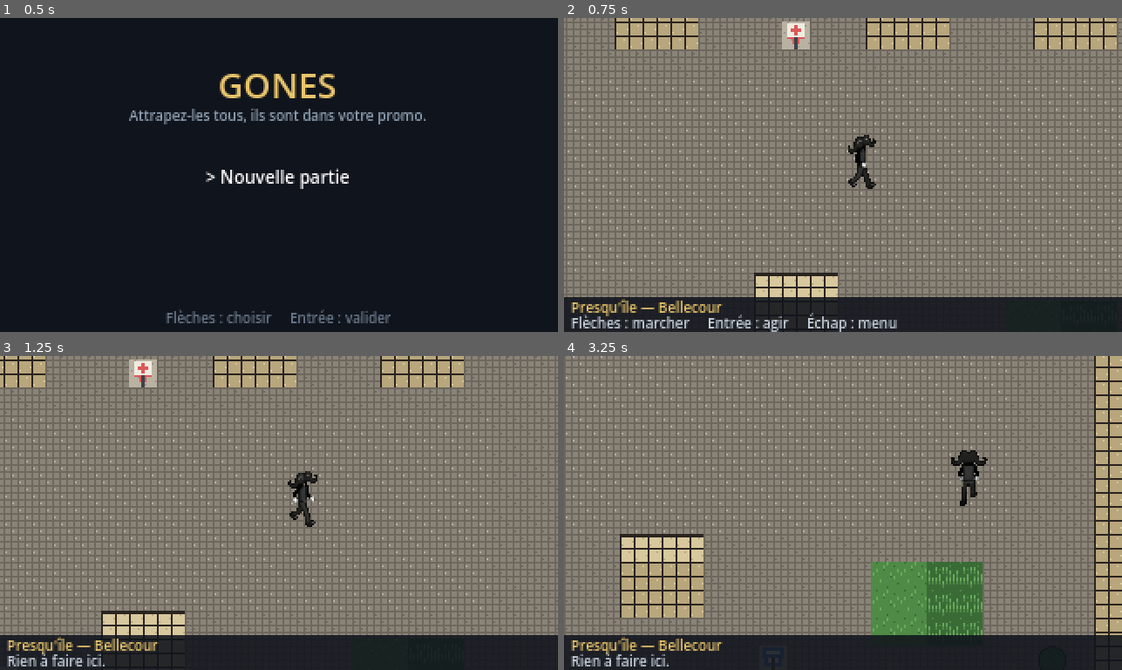
Above: before the commit, frames 1-4 (two rows, left to right).
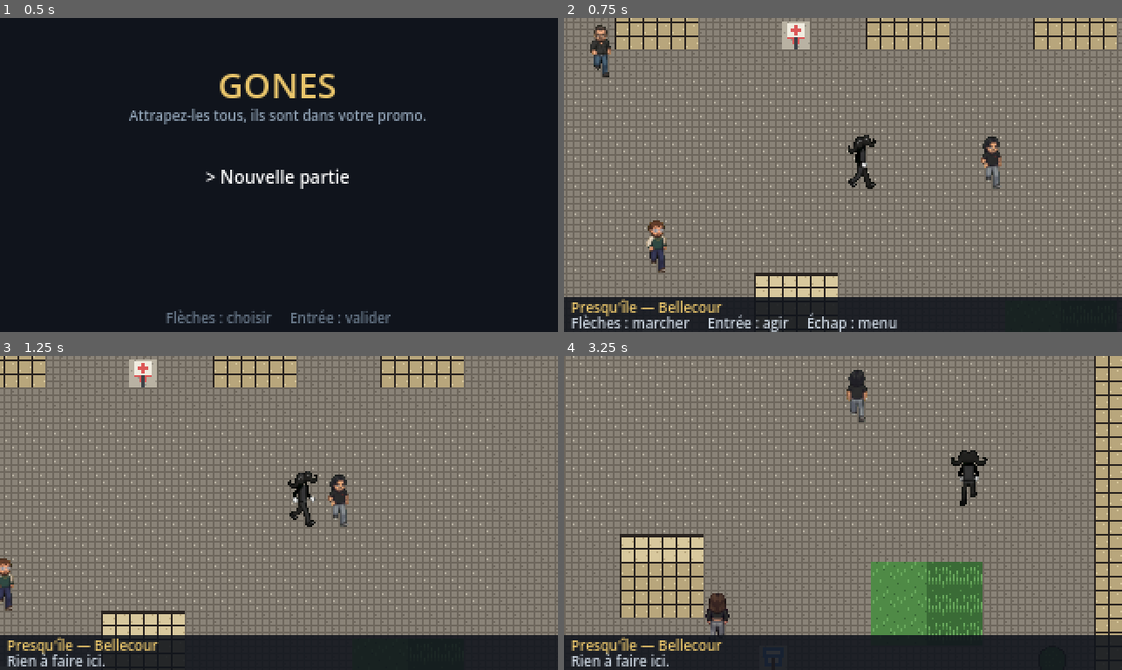
Above: after the commit, the same moments.

Repository: ThibaultGRAND/EEMIDEX
Game: Godot game, scene res://scenes/ui/main_menu.tscn
Same seed, same stepped clock (60 frames per second), same inputs: the game is played once before the commit and once after it.
Inputs:
- Up to frame 1 (0.5 s): no input
- Up to frame 2 (0.75 s): tap Enter (ui_accept) at 0.5 s; hold Right (ui_right) from 0.53 s (still down); tap Tab at 0.6 s
- Up to frame 3 (1.25 s): keep holding Right (ui_right); tap Enter (ui_accept) at 0.77 s
- Up to frame 4 (3.25 s): release Right (ui_right) at 1.28 s; hold Down (ui_down) 1.28-2.03 s; tap Shift at 1.35, 2.85 s; tap Enter (ui_accept) at 1.52, 3.02 s; hold Right (ui_right) 2.03-2.78 s; tap Tab at 2.1 s; hold Up (ui_up) from 2.78 s (still down)

Frame 1 is identical in both runs. In frame 2, 1.2% of the frame differs, in the area x 4-79%, y 2-82%; in frame 3, 0.7%; in frame 4, 0.8%.

Commit message:
Des PNJ se baladent sur la carte
- scenes/world/pnj.tscn + pnj.gd : PNJ case par case autour de sa case de départ
- world.gd choisit les cases (signal envie_de_bouger), joueur et PNJ se bloquent
- zones.gd : SOLS_PNJ et 4 PNJ à la Presqu'île (Seb, Thomas, Julian, Paloma)
- sprites assets/sprites/pnj_*.png à l'échelle du jeu
- CLAUDE.MD : avancement mis à jour

Co-Authored-By: Claude Opus 5.5 <noreply@anthropic.com>

Diff:
--- /dev/null
+++ b/scenes/world/pnj.gd
@@ -0,0 +1,77 @@
+class_name Pnj
+extends Node2D
+## Un PNJ qui se balade sur la carte, case par case, autour de sa case de depart.
+## Il ne connait pas la carte : il signale qu'il veut bouger, et c'est la carte
+## (world.gd) qui choisit la case et l'appelle avec avancer_vers() ou regarder().
+
+signal envie_de_bouger(pnj: Pnj)
+
+const DUREE_PAS := 0.3
+const PAUSE_MIN := 0.8
+const PAUSE_MAX := 2.6
+
+## Planche 2 foulees x 4 directions (meme ordre que Joueur.Direction),
+## pieds sur la derniere ligne de chaque case.
+@export var sprite: Texture2D
+## Distance maximale (en cases) a laquelle il s'eloigne de sa case de depart.
+@export var rayon: int = 3
+
+var cellule: Vector2i = Vector2i.ZERO
+var case_depart: Vector2i = Vector2i.ZERO
+var direction: Joueur.Direction = Joueur.Direction.BAS
+var en_mouvement: bool = false
+
+var _pas: int = 0
+var _tween: Tween
+
+@onready var _sprite: Sprite2D = %Sprite
+@onready var _minuteur: Timer = %Minuteur
+
+func _ready() -> void:
+	if sprite != null:
+		_sprite.texture = sprite
+	# Les pieds (derniere ligne de la case) tombent sur le bas de la case de carte.
+	var hauteur_image: float = _sprite.texture.get_height() / float(_sprite.vframes)
+	_sprite.offset = Vector2(0, Zones.TAILLE_CASE / 2.0 - hauteur_image / 2.0)
+	_minuteur.timeout.connect(_sur_minuteur)
+	_rafraichir_image()
+	_relancer_minuteur()
+
+## Pose le PNJ sans animation ; cette case devient le centre de sa balade.
+func placer(c: Vector2i) -> void:
+	cellule = c
+	case_depart = c
+	position = Joueur.centre_de(c)
+
+func avancer_vers(c: Vector2i, vers: Joueur.Direction) -> void:
+	if en_mouvement:
+		return
+	direction = vers
+	cellule = c
+	en_mouvement = true
+	_pas = 1 - _pas
+	_rafraichir_image()
+	if _tween != null and _tween.is_valid():
+		_tween.kill()
+	_tween = create_tween()
+	_tween.tween_property(self, "position", Joueur.centre_de(c), DUREE_PAS)
+	_tween.finished.connect(_sur_fin_de_pas)
+
+func regarder(vers: Joueur.Direction) -> void:
+	if direction != vers:
+		direction = vers
+		_rafraichir_image()
+
+func _sur_fin_de_pas() -> void:
+	en_mouvement = false
+
+func _sur_minuteur() -> void:
+	if not en_mouvement:
+		envie_de_bouger.emit(self)
+	_relancer_minuteur()
+
+func _relancer_minuteur() -> void:
+	_minuteur.start(randf_range(PAUSE_MIN, PAUSE_MAX))
+
+func _rafraichir_image() -> void:
+	_sprite.frame = int(direction) * _sprite.hframes + _pas
--- /dev/null
+++ b/scenes/world/pnj.tscn
@@ -0,0 +1,18 @@
+[gd_scene load_steps=3 format=3]
+
+[ext_resource type="Script" path="res://scenes/world/pnj.gd" id="1_pnj"]
+[ext_resource type="Texture2D" path="res://assets/sprites/pnj_seb.png" id="2_sprite"]
+
+[node name="Pnj" type="Node2D"]
+y_sort_enabled = true
+script = ExtResource("1_pnj")
+
+[node name="Sprite" type="Sprite2D" parent="."]
+unique_name_in_owner = true
+texture = ExtResource("2_sprite")
+hframes = 2
+vframes = 4
+
+[node name="Minuteur" type="Timer" parent="."]
+unique_name_in_owner = true
+one_shot = true
--- a/scenes/world/world.gd
+++ b/scenes/world/world.gd
@@ -10,6 +10,9 @@
 
 const SOURCE := 0                 # la seule source du TileSet
 const CHANCE_RENCONTRE := 0.14
+const SCENE_PNJ: PackedScene = preload("res://scenes/world/pnj.tscn")
+## Chance qu'un PNJ se contente de tourner la tete au lieu de faire un pas.
+const CHANCE_PNJ_REGARDE := 0.3
 
 ## action -> [deplacement, Joueur.Direction]. Les entiers suivent l'ordre de
 ## l'enum Direction de player.gd : BAS, HAUT, GAUCHE, DROITE.
@@ -33,6 +36,7 @@
 @onready var _sol: TileMapLayer = %Sol
 @onready var _decor: TileMapLayer = %Decor
 @onready var _joueur: Joueur = %Joueur
+@onready var _pnjs: Node2D = %Pnjs
 @onready var _label_zone: Label = %Zone
 @onready var _label_message: Label = %Message
 @onready var _volet: ColorRect = %Volet
@@ -63,6 +67,7 @@
 	GameState.case_joueur = depart
 
 	_peindre_zone()
+	_placer_pnj()
 	_joueur.placer(depart)
 	_joueur.borner_camera(Zones.taille_pixels(id))
 	_label_zone.text = str(zone["titre"])
@@ -110,7 +115,7 @@
 		return
 	var consigne: Array = DIRECTIONS[action]
 	var cible: Vector2i = _joueur.cellule + consigne[0]
-	if Zones.est_traversable(zone_id, cible):
+	if Zones.est_traversable(zone_id, cible) and _pnj_sur(cible) == null:
 		_joueur.avancer_vers(cible, consigne[1])
 	else:
 		_joueur.regarder(consigne[1])
@@ -154,6 +159,46 @@
 			return "Quelqu'un garde la colline. Entrée pour l'affronter."
 		_:
 			return ""
+
+# =============================================================================
+# PNJ qui se baladent
+# =============================================================================
+func _placer_pnj() -> void:
+	for ancien in _pnjs.get_children():
+		ancien.queue_free()
+	for fiche: Dictionary in zone.get("pnj", []):
+		var pnj: Pnj = SCENE_PNJ.instantiate()
+		pnj.name = str(fiche["nom"])
+		pnj.sprite = load(str(fiche["sprite"]))
+		_pnjs.add_child(pnj)
+		pnj.placer(fiche["case"])
+		pnj.envie_de_bouger.connect(_sur_envie_pnj)
+
+## Le PNJ demande a bouger : la carte choisit une case libre autour de lui.
+func _sur_envie_pnj(pnj: Pnj) -> void:
+	if _mode != Mode.LIBRE:
+		return
+	var consigne: Array = DIRECTIONS.values().pick_random()
+	var vers: Joueur.Direction = consigne[1]
+	if randf() < CHANCE_PNJ_REGARDE:
+		pnj.regarder(vers)
+		return
+	var cible: Vector2i = pnj.cellule + consigne[0]
+	var ecart: Vector2i = (cible - pnj.case_depart).abs()
+	if Zones.accepte_pnj(zone_id, cible) and _case_libre(cible) and maxi(ecart.x, ecart.y) <= pnj.rayon:
+		pnj.avancer_vers(cible, vers)
+	else:
+		pnj.regarder(vers)
+
+## Libre = ni le joueur (ou la case ou il va), ni un PNJ.
+func _case_libre(c: Vector2i) -> bool:
+	return c != _joueur.cellule and _pnj_sur(c) == null
+
+func _pnj_sur(c: Vector2i) -> Pnj:
+	for pnj: Pnj in _pnjs.get_children():
+		if pnj.cellule == c and not pnj.is_queued_for_deletion():
+			return pnj
+	return null
 
 # =============================================================================
 # Ressources et rencontres
--- a/scenes/world/world.tscn
+++ b/scenes/world/world.tscn
@@ -19,6 +19,10 @@
 
 [node name="Joueur" parent="." instance=ExtResource("3_joueur")]
 unique_name_in_owner = true
+
+[node name="Pnjs" type="Node2D" parent="."]
+unique_name_in_owner = true
+y_sort_enabled = true
 
 [node name="Hud" type="CanvasLayer" parent="."]
 
--- a/scenes/world/zones.gd
+++ b/scenes/world/zones.gd
@@ -18,6 +18,10 @@
 
 ## Cases que le joueur ne peut pas traverser.
 const BLOQUANTS := "#wt"
+
+## Sols simples ou les PNJ ont le droit de se balader (pas d'herbe haute,
+## de traboule, de sortie ni de lieu special).
+const SOLS_PNJ := ".,qhsd"
 
 ## Sol pose sur la couche du bas, pour chaque caractere.
 const SOLS := {
@@ -73,6 +77,13 @@
 			"################################",
 		],
 		"sorties": {"2": ["vieux_lyon", 30, 7]},
+		## PNJ qui se baladent : sprite 2 foulees x 4 directions, case de depart.
+		"pnj": [
+			{"nom": "PnjSeb", "sprite": "res://assets/sprites/pnj_seb.png", "case": Vector2i(8, 5)},
+			{"nom": "PnjThomas", "sprite": "res://assets/sprites/pnj_thomas.png", "case": Vector2i(22, 9)},
+			{"nom": "PnjJulian", "sprite": "res://assets/sprites/pnj_julian.png", "case": Vector2i(10, 12)},
+			{"nom": "PnjPaloma", "sprite": "res://assets/sprites/pnj_paloma.png", "case": Vector2i(17, 16)},
+		],
 	},
 	&"vieux_lyon": {
 		"titre": "Vieux Lyon — les traboules",
@@ -153,6 +164,9 @@
 static func est_traversable(id: StringName, position: Vector2i) -> bool:
 	return not BLOQUANTS.contains(case_a(id, position))
 
+static func accepte_pnj(id: StringName, position: Vector2i) -> bool:
+	return SOLS_PNJ.contains(case_a(id, position))
+
 ## Les deux bouts d'une traboule : on sort par l'autre.
 static func autre_traboule(id: StringName, depuis: Vector2i) -> Vector2i:
 	var plan: Array = zone(id)["plan"]
Binary file added: assets/sprites/pnj_julian.png
Not shown, added: assets/sprites/pnj_julian.png.import
Binary file added: assets/sprites/pnj_paloma.png
Not shown, added: assets/sprites/pnj_paloma.png.import
Binary file added: assets/sprites/pnj_seb.png
Not shown, added: assets/sprites/pnj_seb.png.import
Binary file added: assets/sprites/pnj_thomas.png
Not shown, added: assets/sprites/pnj_thomas.png.import
Not shown, added: scenes/world/pnj.gd.uid
Not shown, changed: CLAUDE.MD
